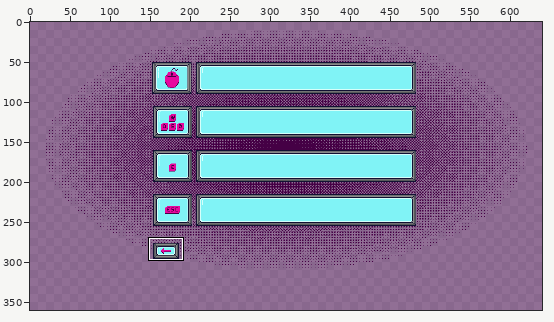
Pixel-art file: Protótipos/Arquivos - Aseprite/Telas/tela tutorial.aseprite. Above: a wide view before the commit, with the close-up outlined.
Close-up. Before the edit:
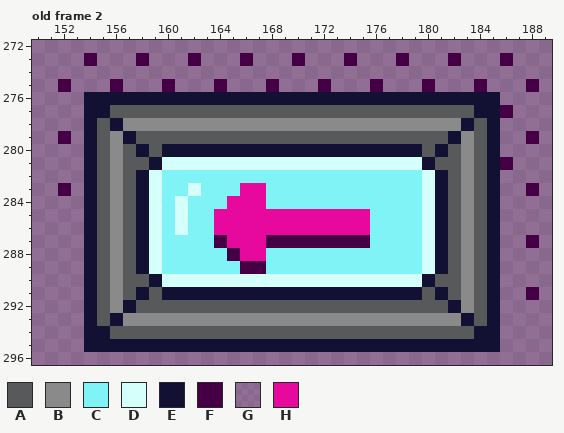
640x360 pixels, 2 frames. Colours within 5 levels of each other are drawn and written as one. Shown: old frame 2: x 150..189, y 272..296. The commit also changed other frames or places, which this record leaves out.
Palette (. is transparent): A #57595b  B #8a8a8a  C #80f3f6  D #d5fffa  E #121133  F #450045  G #53295374  H #e7089e
Pixels before, old frame 2, first column x 150:
272 GGGGGGGGGGGGGGGGGGGGGGGGGGGGGGGGGGGGGGGG
273 GGGGFGGGFGGGFGGGFGGGFGGGFGGGFGGGFGGGFGGG
274 GGGGGGGGGGGGGGGGGGGGGGGGGGGGGGGGGGGGGGGG
275 GGFGGGFGGGFGGGFGGGFGGGFGGGFGGGFGGGFGGGFG
276 GGGGEEEEEEEEEEEEEEEEEEEEEEEEEEEEEEEEGGGG
277 GGGGEEAAAAAAAAAAAAAAAAAAAAAAAAAAAAEEFGGG
278 GGGGEAEBBBBBBBBBBBBBBBBBBBBBBBBBBEAEGGGG
279 GGFGEABEAAAAAAAAAAAAAAAAAAAAAAAAEBAEGGFG
280 GGGGEABAEAEEEEEEEEEEEEEEEEEEEEAEABAEGGGG
281 GGGGEABAAEDDDDDDDDDDDDDDDDDDDDEAABAEFGGG
282 GGGGEABAEDCCCCCCCCCCCCCCCCCCCCDEABAEGGGG
283 GGFGEABAEDCCDCCCHHCCCCCCCCCCCCDEABAEGGFG
284 GGGGEABAEDCDCCCHHHCCCCCCCCCCCCDEABAEGGGG
285 GGGGEABAEDCDCCHHHHHHHHHHHHCCCCDEABAEGGGG
286 GGGGEABAEDCDCCHHHHHHHHHHHHCCCCDEABAEGGGG
287 GGGGEABAEDCCCCFHHHFFFFFFFFCCCCDEABAEGGFG
288 GGGGEABAEDCCCCCFHHCCCCCCCCCCCCDEABAEGGGG
289 GGGGEABAEDCCCCCCFFCCCCCCCCCCCCDEABAEGGGG
290 GGGGEABAAEDDDDDDDDDDDDDDDDDDDDEAABAEGGGG
291 GGGGEABAEAEEEEEEEEEEEEEEEEEEEEAEABAEGGFG
292 GGGGEABEAAAAAAAAAAAAAAAAAAAAAAAAEBAEGGGG
293 GGGGEAEBBBBBBBBBBBBBBBBBBBBBBBBBBEAEGGGG
294 GGGGEEAAAAAAAAAAAAAAAAAAAAAAAAAAAAEEGGGG
295 GGGGEEEEEEEEEEEEEEEEEEEEEEEEEEEEEEEEGGGG
296 GGGGGGGGGGGGGGGGGGGGGGGGGGGGGGGGGGGGGGGG
After:
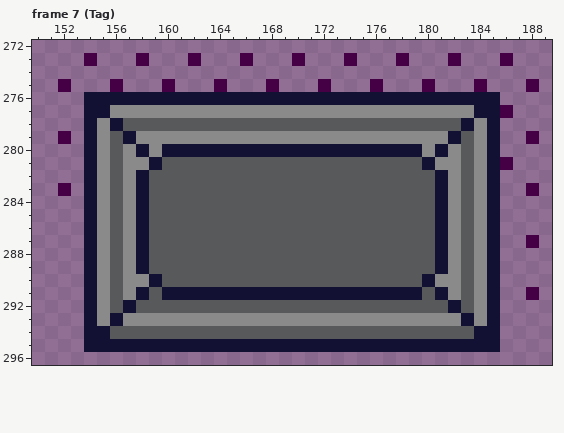
A new or re-ordered frame is compared with the old frame closest to it.
The author wrote: Transição para a tela de tutorial
What changed:
frames 2 -> 12
Changed rows in their new state; - is an unchanged pixel.
Frame 7 (Tag) is new; against old frame 2, layer "Layer 5":
first column x 155:
277 -BBBBBBBBBBBBBBBBBBBBBBBBBBBB-
278 B-AAAAAAAAAAAAAAAAAAAAAAAAAA-B
279 BA-BBBBBBBBBBBBBBBBBBBBBBBB-AB
280 BAB-B--------------------B-BAB
281 BABB-AAAAAAAAAAAAAAAAAAAA-BBAB
282 BAB-AAAAAAAAAAAAAAAAAAAAAA-BAB
283 BAB-AAAAAAAAAAAAAAAAAAAAAA-BAB
284 BAB-AAAAAAAAAAAAAAAAAAAAAA-BAB
285 BAB-AAAAAAAAAAAAAAAAAAAAAA-BAB
286 BAB-AAAAAAAAAAAAAAAAAAAAAA-BAB
287 BAB-AAAAAAAAAAAAAAAAAAAAAA-BAB
288 BAB-AAAAAAAAAAAAAAAAAAAAAA-BAB
289 BAB-AAAAAAAAAAAAAAAAAAAAAA-BAB
290 BABB-AAAAAAAAAAAAAAAAAAAA-BBAB
291 BAB------------------------BAB
292 BA--------------------------AB
293 B----------------------------B
